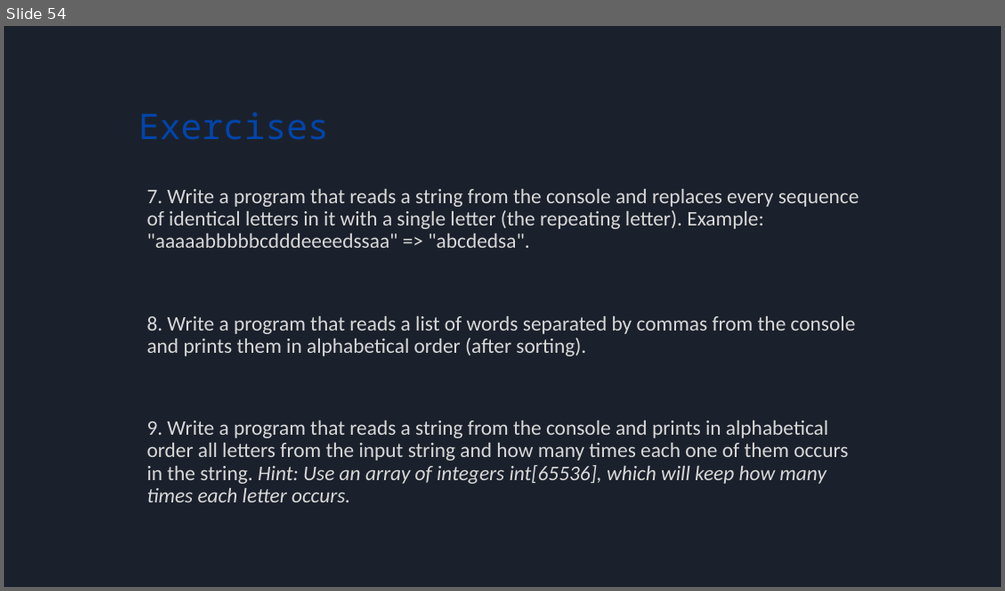
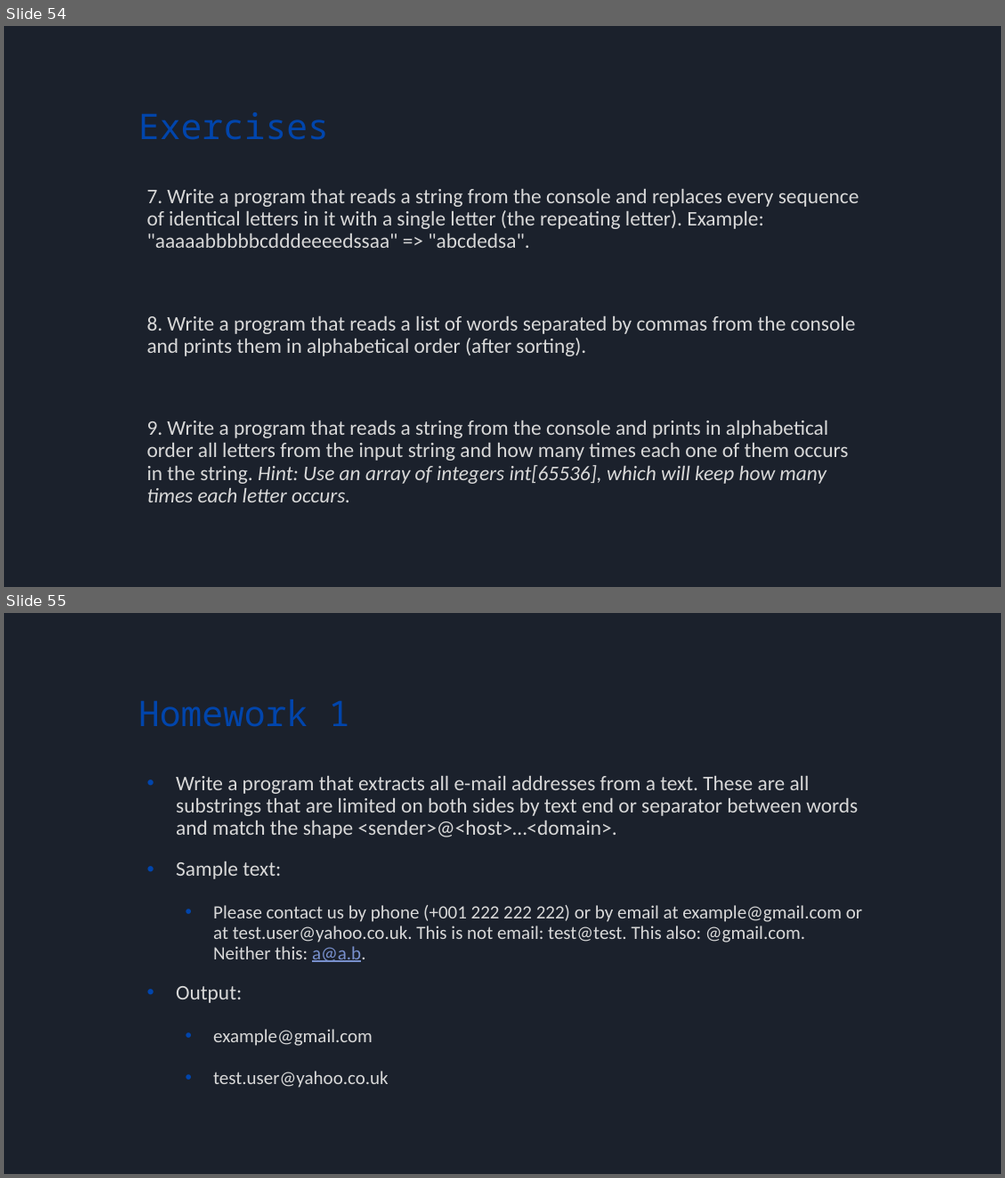
Before and after one commit to bulhard/Principles_Of_Programming, a slide deck: _Presentations/02 Working with strings and texts.pptx. Shown one above the other, each under a label of ours: slide 54 before the commit, slides 54 and 55 after it. The pictures are 1005x591 and 1005x1178 pixels, drawn with LibreOffice and Linux fonts; fonts in the diff are those of the drawing. Boxes give left, top, right and bottom in pixels: in the first picture for what was removed or moved away, otherwise in the second. Text is boxed around its words. In the diff, an @@ line names an element or a change of style, - is before the commit and + after.

Commit message:
Homework

```diff
--- a/_Presentations/02 Working with strings and texts.pptx
+++ b/_Presentations/02 Working with strings and texts.pptx
@@ slide 55 added at (x1=4, y1=613, x2=1001, y2=1174), background #1B212C @@
@@ title added at (x1=138, y1=699, x2=350, y2=727), 34 pt, text #0145AC @@
+Homework 1
@@ text added at (x1=176, y1=776, x2=862, y2=1087), 18 pt, text #D8D8D8 @@
+• Write a program that extracts all e-mail addresses from a text. These are all substrings that are limited on both sides by text end or separator between words and match the shape <sender>@<host>…<domain>.
+• Sample text:
+  • Please contact us by phone (+001 222 222 222) or by email at example@gmail.com or at test.user@yahoo.co.uk. This is not email: test@test. This also: @gmail.com. Neither this: a@a.b.
+• Output:
+  • example@gmail.com
+  • test.user@yahoo.co.uk
```
Also in this commit, not shown: 3 other slides added.
